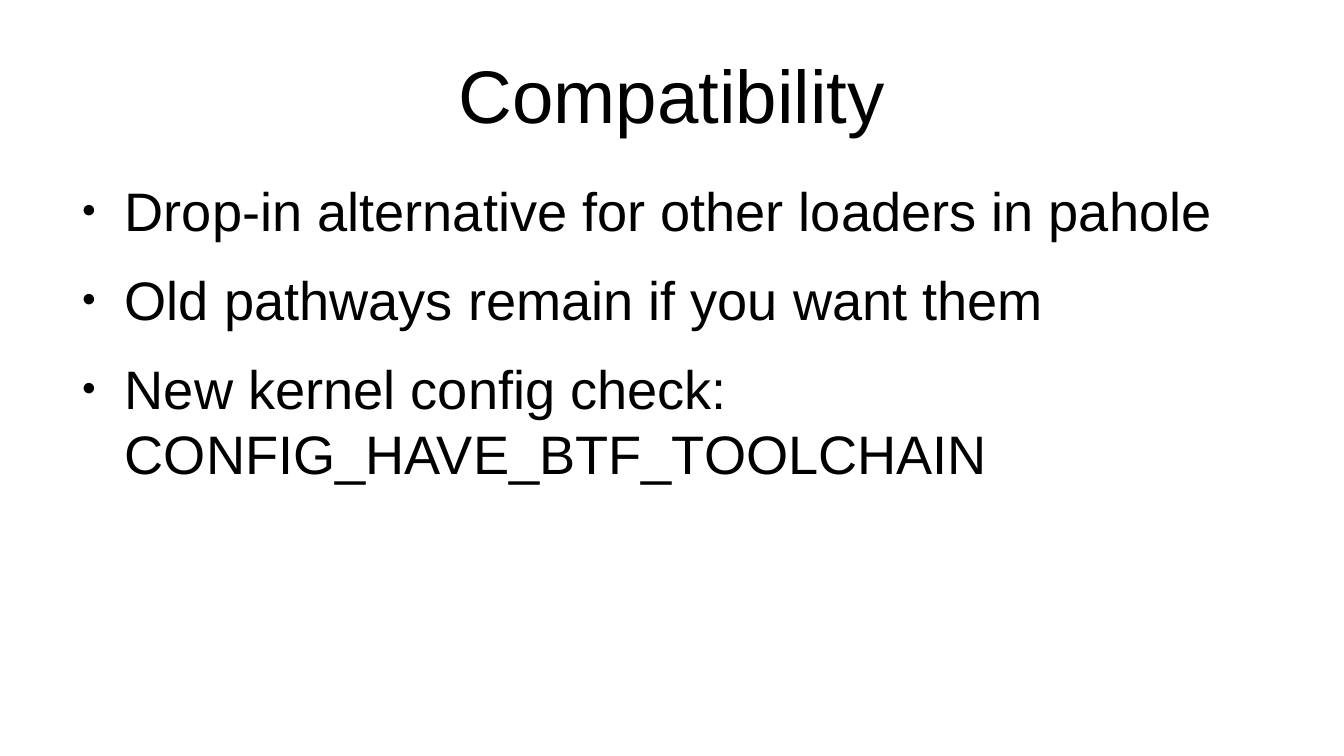
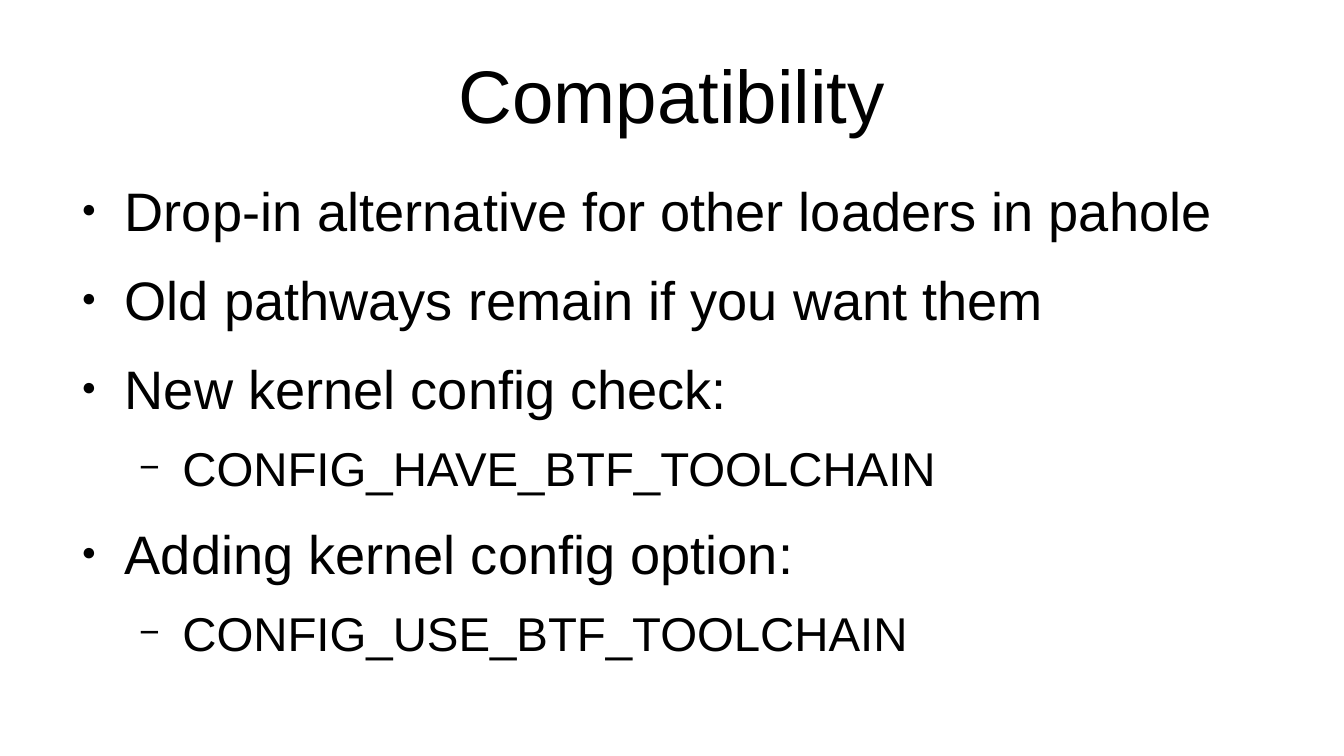
Before and after one commit to peter-shoes/lsfmm_slides, a slide deck: slide 16 of ctf_lsfmm.odp (slide 22 before the commit). Drawn at 1344x756 pixels with LibreOffice and Linux fonts; fonts in the diff are those of the drawing. Boxes give left, top, right and bottom in pixels: in the first picture for what was removed or moved away, otherwise in the second. Text is boxed around its words. In the diff, an @@ line names an element or a change of style, - is before the commit and + after.

```diff
--- a/ctf_lsfmm.odp
+++ b/ctf_lsfmm.odp
@@ text at (x1=125, y1=369, x2=935, y2=661): text changed; size 32 to 28 pt @@
-● New kernel config check: CONFIG_HAVE_BTF_TOOLCHAIN
+● New kernel config check:
+  − CONFIG_HAVE_BTF_TOOLCHAIN
+● Adding kernel config option:
+  − CONFIG_USE_BTF_TOOLCHAIN
```
Also in this commit, not shown: 5 other slides changed, 6 slides removed.
